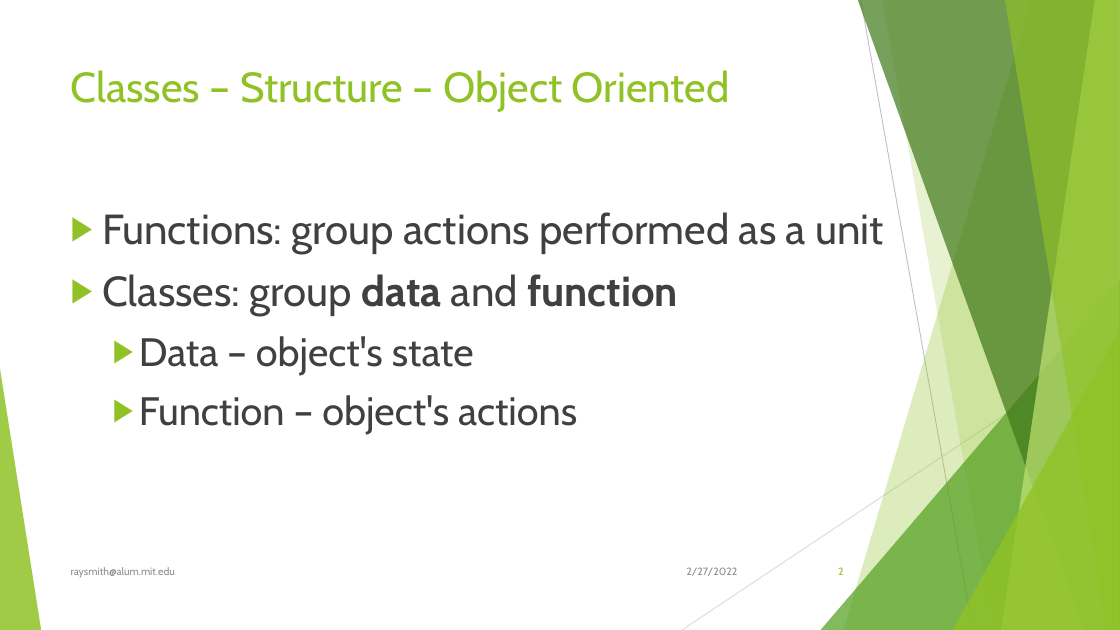
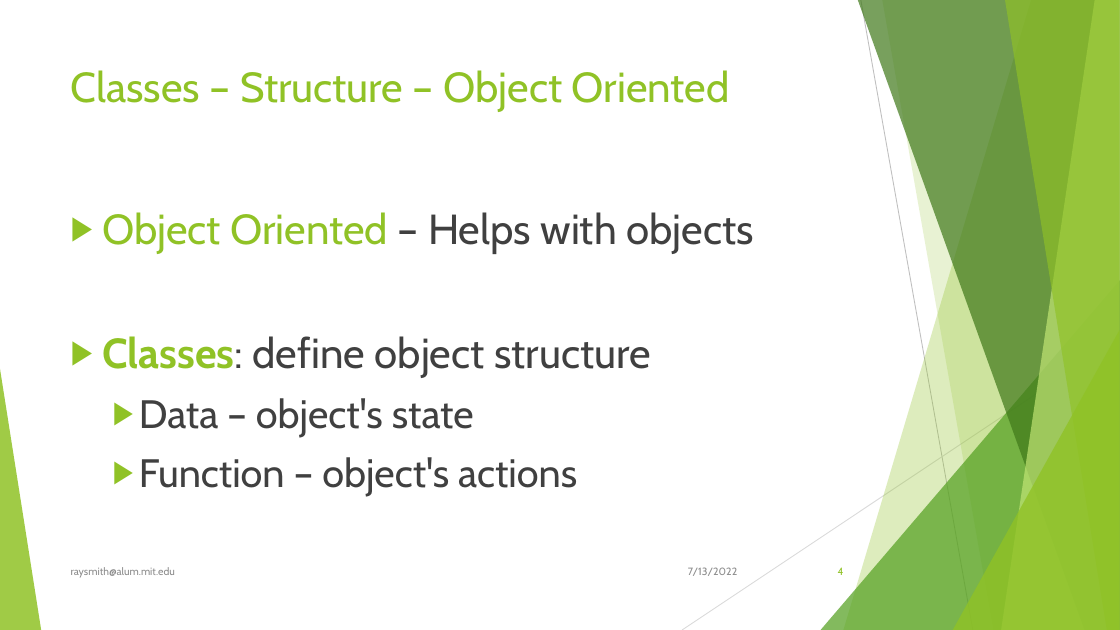
Before and after one commit to raysmith619/Introduction-To-Programming, a slide deck: slide 4 of presentation/Class_5_Classes/Class_5_Classes.pptx (slide 2 before the commit). Drawn at 1120x630 pixels with LibreOffice and Linux fonts; fonts in the diff are those of the drawing. Boxes give left, top, right and bottom in pixels: in the first picture for what was removed or moved away, otherwise in the second. Text is boxed around its words. In the diff, an @@ line names an element or a change of style, - is before the commit and + after.

Commit message:
Updates to presentation / Class Guide

```diff
--- a/presentation/Class_5_Classes/Class_5_Classes.pptx
+++ b/presentation/Class_5_Classes/Class_5_Classes.pptx
@@ text at bbox=[102, 212, 753, 378]: text changed @@
-▶ Functions: group actions performed as a unit
-▶ Classes: group data and function
+▶ Object Oriented – Helps with objects
+▶ Classes: define object structure
@@ text at bbox=[688, 567, 737, 576]: text changed @@
-2/27/2022
+7/13/2022
@@ page number at bbox=[838, 567, 844, 575]: text changed @@
-2
+4
```
Also in this commit, not shown: 19 other slides changed, 3 slides added, 18 other files.
